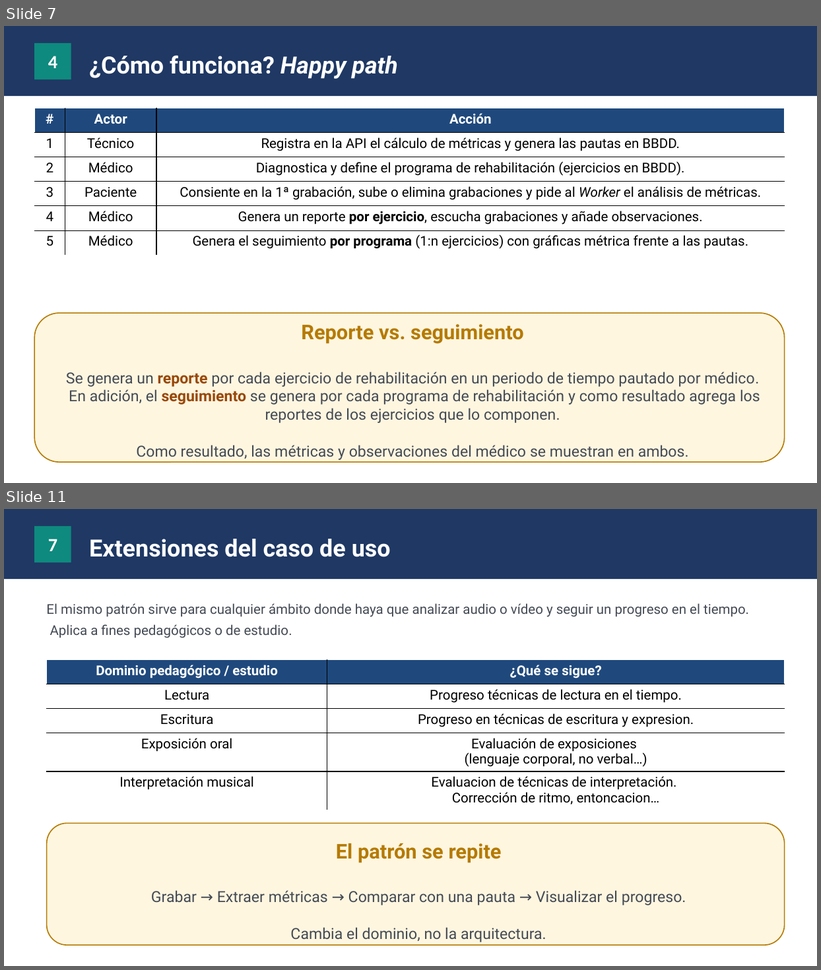
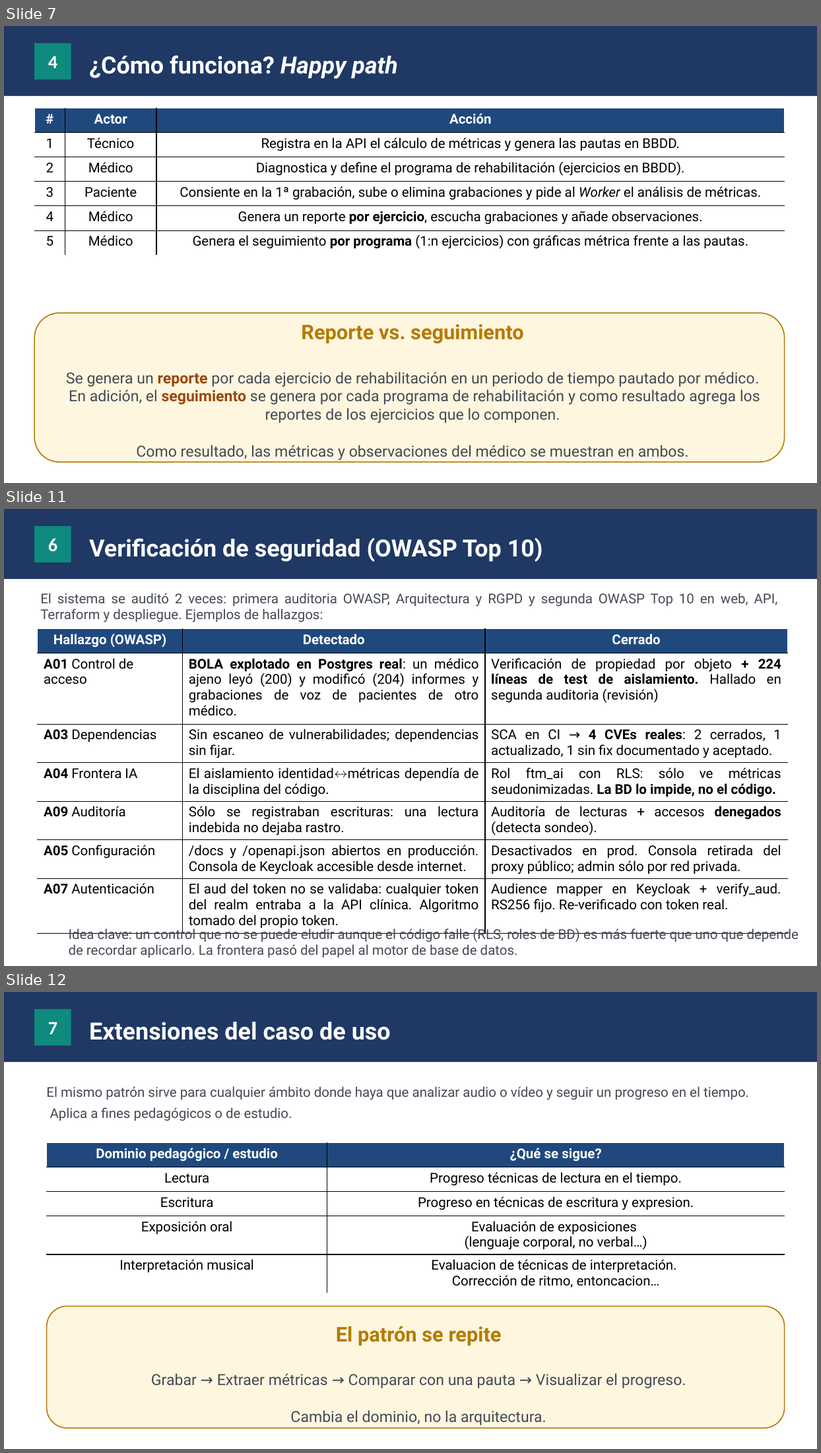
Before and after one commit to josepcal/TFM_Rehab_Followup_Checkup, a slide deck: doc/memoria_proyecto/Memoria_Proyecto.pptx. Shown one above the other, each under a label of ours: slides 7 and 11 before the commit, slides 7, 11 and 12 after it; the slides between them are not shown. The pictures are 821x970 and 821x1453 pixels, drawn with LibreOffice and Linux fonts; fonts in the diff are those of the drawing. Boxes give left, top, right and bottom in pixels: in the first picture for what was removed or moved away, otherwise in the second. Text is boxed around its words. In the diff, an @@ line names an element or a change of style, - is before the commit and + after.

Commit message:
Puntos de auditoria reflejados en memoria ppt y md

```diff
--- a/doc/memoria_proyecto/Memoria_Proyecto.pptx
+++ b/doc/memoria_proyecto/Memoria_Proyecto.pptx
@@ slide 11 added at [4,509,817,966], background #FFFFFF @@
@@ rectangle added at [4,509,817,579], fill #1F3864 @@
@@ rectangle added at [34,526,71,562], fill #0E8A7E, 22 pt, text #FFFFFF, bold @@
+6
@@ text added at [89,538,543,562], 28 pt, text #FFFFFF, bold @@
+Verificación de seguridad (OWASP Top 10)
@@ text added at [40,593,778,623], 16 pt, text #444A54 @@
+El sistema se auditó 2 veces: primera auditoria OWASP, Arquitectura y RGPD y segunda OWASP Top 10 en web, API, Terraform y despliegue. Ejemplos de hallazgos:
@@ table added at [38,628,788,932], 7 rows, 3 columns @@
+Hallazgo (OWASP) | Detectado | Cerrado
+A01 Control de acceso | BOLA explotado en Postgres real: un médico ajeno leyó (200) y modificó (204) informes y grabaciones de voz de pacientes de otro médico. | Verificación de propiedad por objeto + 224 líneas de test de aislamiento. Hallado en segunda auditoria (revisión)
+A03 Dependencias | Sin escaneo de vulnerabilidades; dependencias sin fijar. | SCA en CI → 4 CVEs reales: 2 cerrados, 1 actualizado, 1 sin fix documentado y aceptado.
+A04 Frontera IA | El aislamiento identidad↔métricas dependía de la disciplina del código. | Rol ftm_ai con RLS: sólo ve métricas seudonimizadas. La BD lo impide, no el código.
+A09 Auditoría | Sólo se registraban escrituras: una lectura indebida no dejaba rastro. | Auditoría de lecturas + accesos denegados (detecta sondeo).
+A05 Configuración | /docs y /openapi.json abiertos en producción. Consola de Keycloak accesible desde internet. | Desactivados en prod. Consola retirada del proxy público; admin sólo por red privada.
+A07 Autenticación | El aud del token no se validaba: cualquier token del realm entraba a la API clínica. Algoritmo tomado del propio token. | Audience mapper en Keycloak + verify_aud. RS256 fijo. Re-verificado con token real.
@@ text added at [69,927,799,958], 16 pt, text #444A54 @@
+Idea clave: un control que no se puede eludir aunque el código falle (RLS, roles de BD) es más fuerte que uno que depende de recordar aplicarlo. La frontera pasó del papel al motor de base de datos.
@@ what was slide 11 is now slide 12 @@
```
Also in this commit, not shown: 4 slides changed, 1 other slide added, 3 other files.
